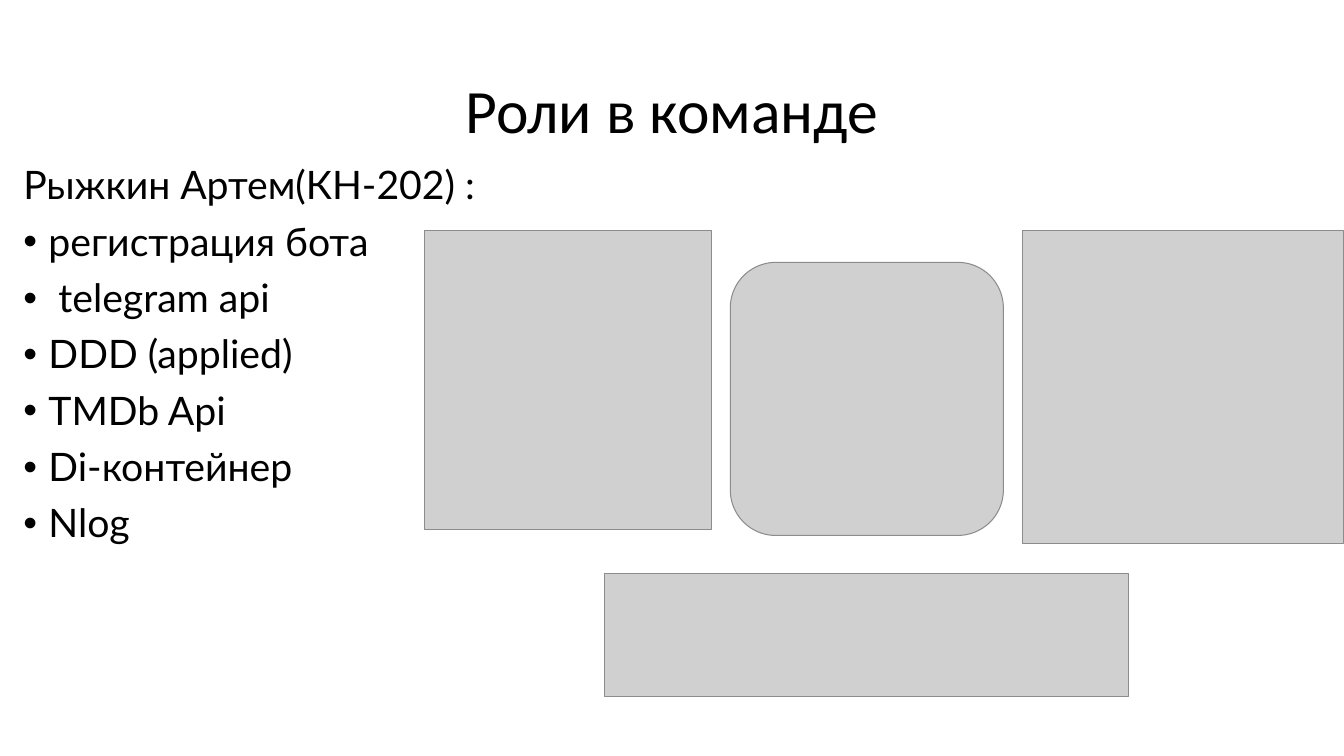
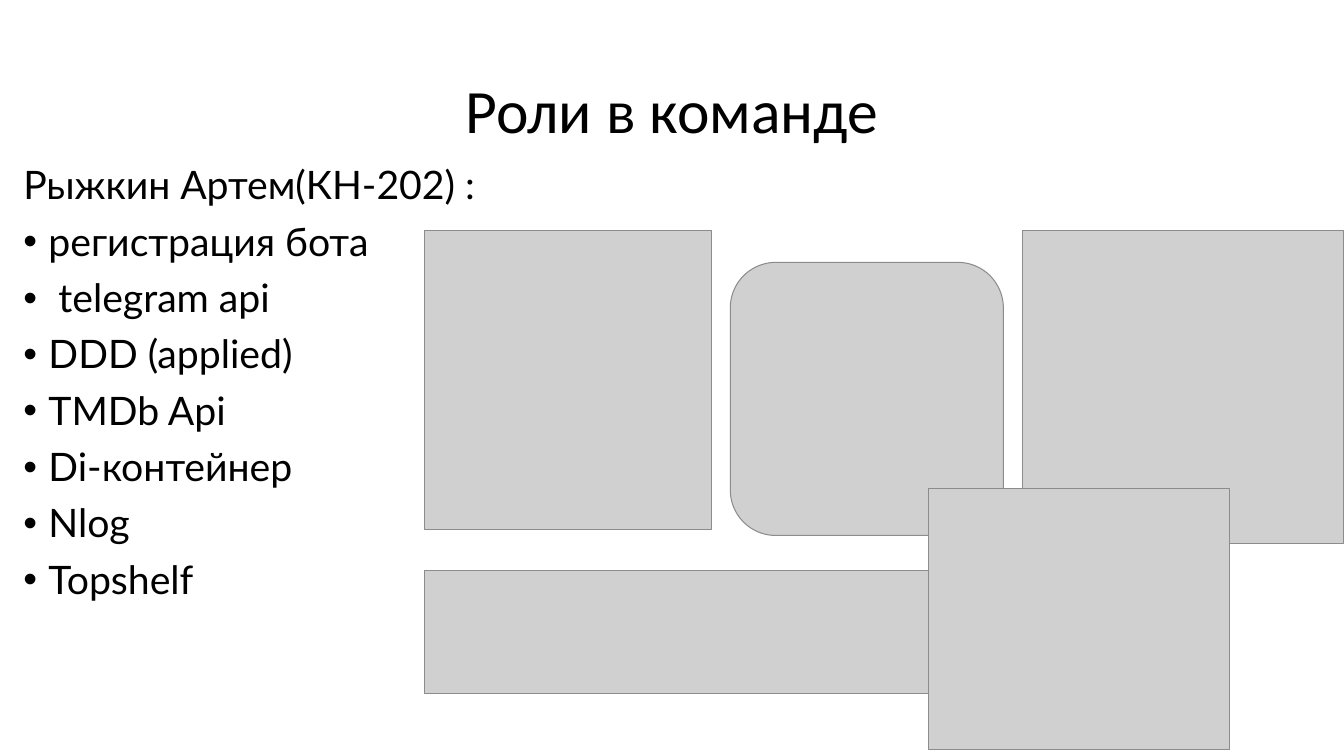
Before and after one commit to alexSatov/CinemaGuideBot, a slide deck: slide 3 of Telegram бот.pptx. Drawn at 1344x756 pixels with LibreOffice and Linux fonts; fonts in the diff are those of the drawing; grey boxes stand for pictures. Boxes give left, top, right and bottom in pixels: in the first picture for what was removed or moved away, otherwise in the second. Text is boxed around its words. In the diff, an @@ line names an element or a change of style, - is before the commit and + after.

```diff
--- a/Telegram бот.pptx
+++ b/Telegram бот.pptx
@@ picture added at (x1=929, y1=489, x2=1229, y2=750) @@
@@ text at (x1=48, y1=565, x2=193, y2=601): paragraph added @@
+• Topshelf
@@ picture resized from (x1=605, y1=574, x2=1129, y2=697) to (x1=424, y1=571, x2=929, y2=694) @@
```
Also in this commit, not shown: 2 other slides changed, 1 slide added, 1 slide removed, 2 other files.
